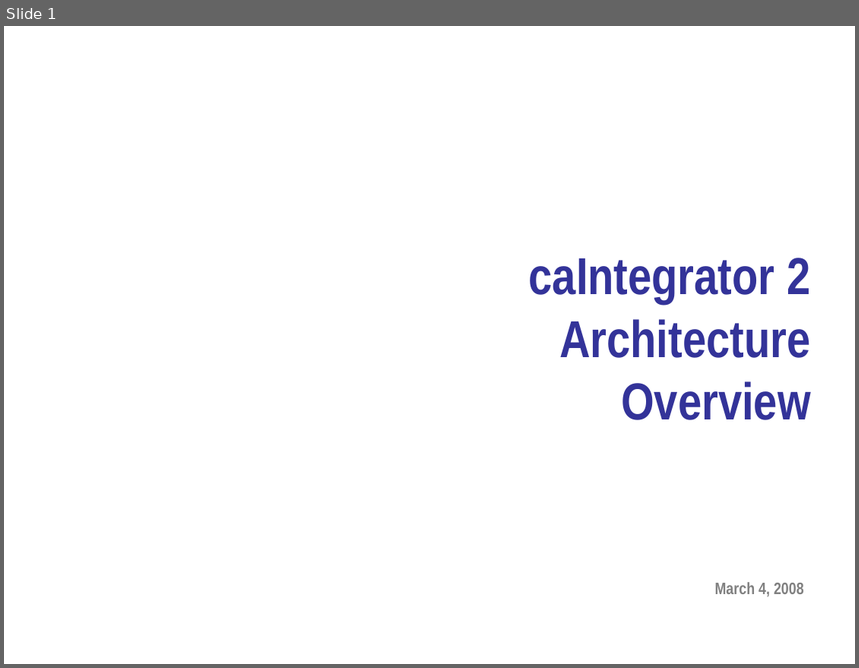
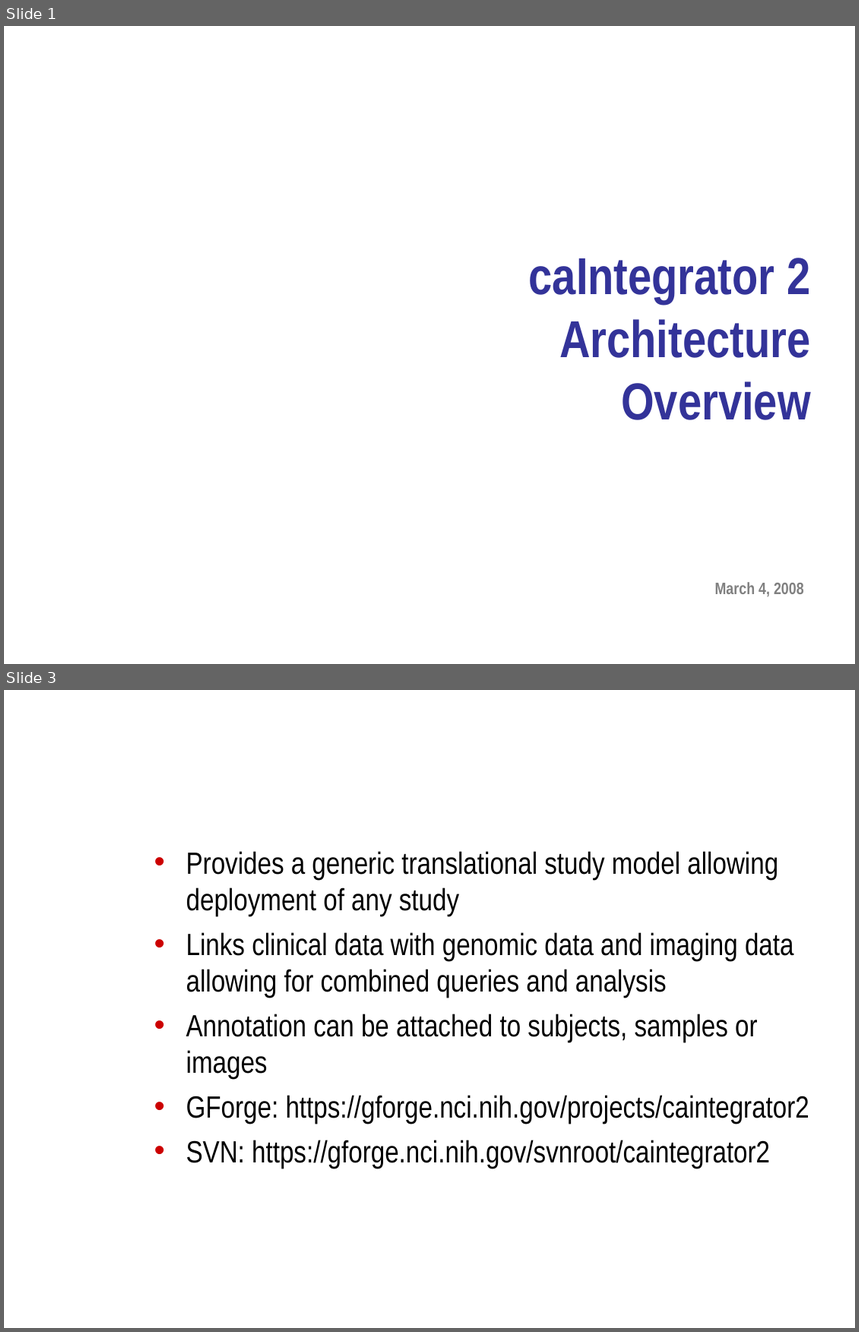
Before and after one commit to NCIP/caintegrator-docs, a slide deck: analysis_and_design/caintegrator2_architecture_overview.ppt. Shown one above the other, each under a label of ours: slide 1 before the commit, slides 1 and 3 after it; the slides between them are not shown. The pictures are 859x668 and 859x1332 pixels, drawn with LibreOffice and Linux fonts; fonts in the diff are those of the drawing; background and template pictures are left out. Boxes give left, top, right and bottom in pixels: in the first picture for what was removed or moved away, otherwise in the second. Text is boxed around its words. In the diff, an @@ line names an element or a change of style, - is before the commit and + after.

```diff
--- a/analysis_and_design/caintegrator2_architecture_overview.ppt
+++ b/analysis_and_design/caintegrator2_architecture_overview.ppt
@@ slide 3 added at bbox=[4, 690, 855, 1328], background picture (left out) @@
@@ title added at bbox=[146, 690, 820, 818], 32 pt, text #FFFFFF, bold @@
+What is caIntegrator 2?
@@ text added at bbox=[186, 851, 810, 1169], 26 pt, text #000000 @@
+• Provides a generic translational study model allowing deployment of any study
+• Links clinical data with genomic data and imaging data allowing for combined queries and analysis
+• Annotation can be attached to subjects, samples or images
+• GForge: https://gforge.nci.nih.gov/projects/caintegrator2
+• SVN: https://gforge.nci.nih.gov/svnroot/caintegrator2
```
Also in this commit, not shown: 15 other slides added, 2 slides removed, 1 other file.
